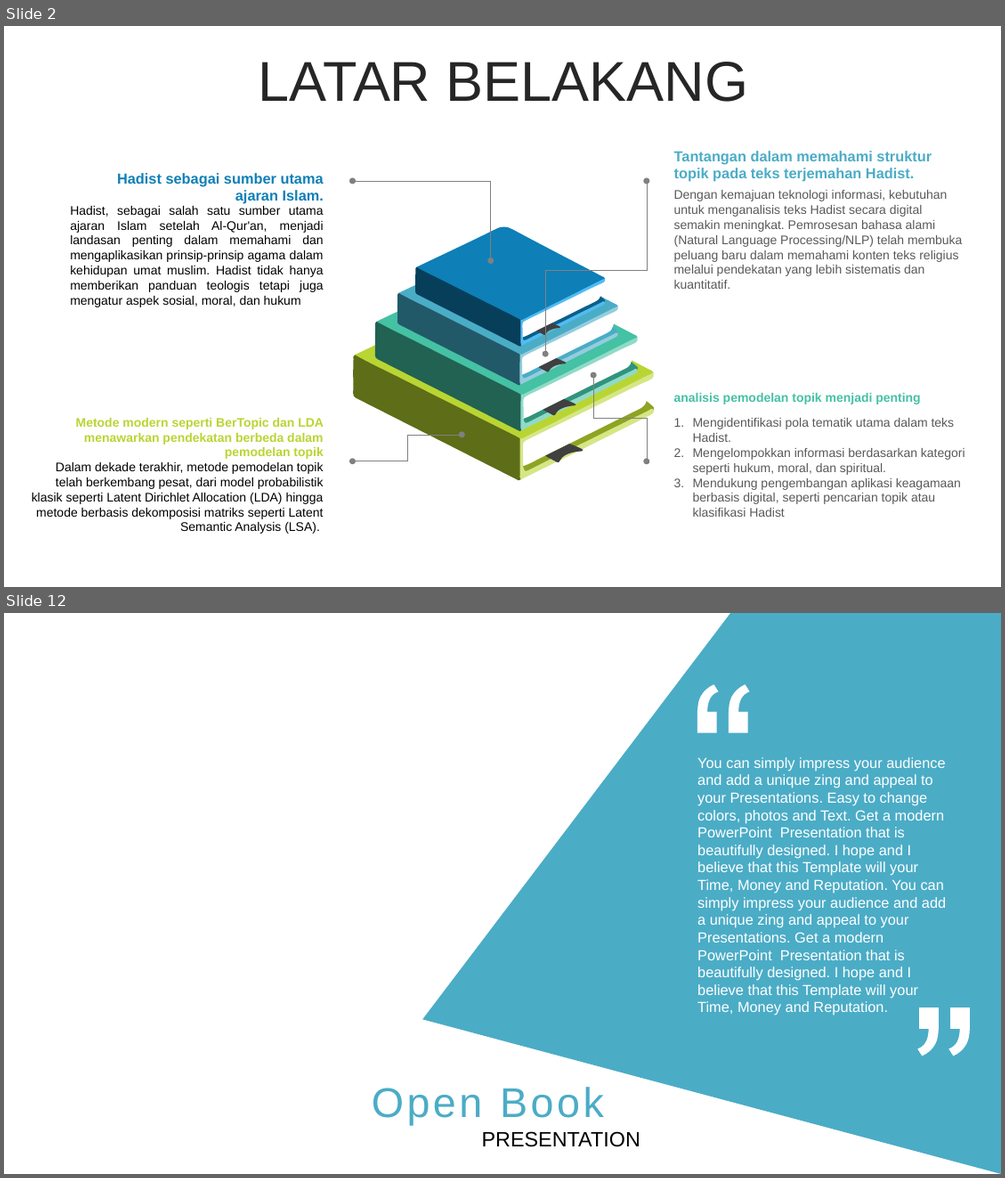
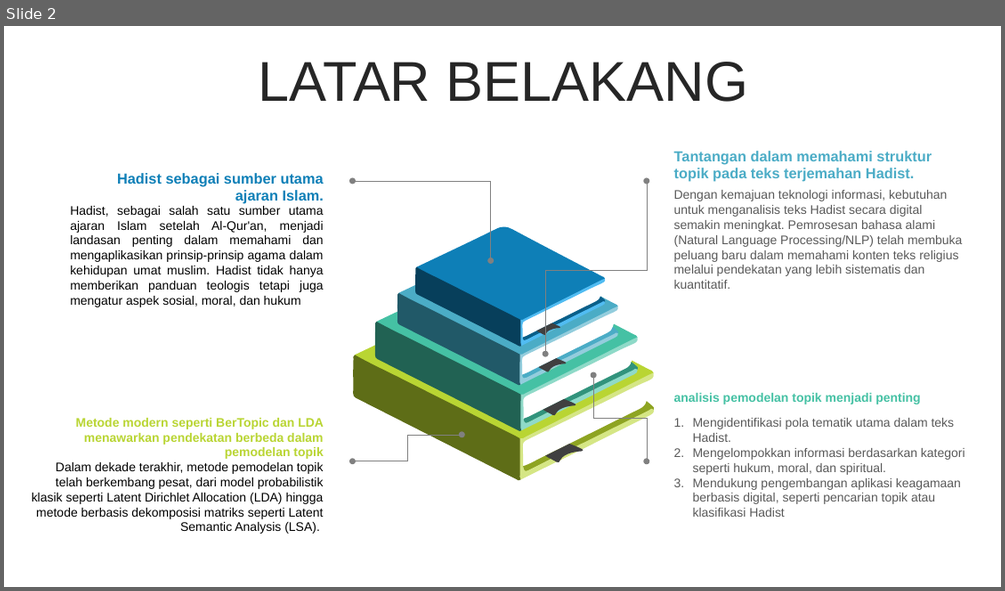
Before and after one commit to ridwan-bvk/SAKOLA-PASCA, a slide deck: SEMESTER2/METODE PENELITIAN/TUGAS/PRESENTASI - PROPOSAL THESIS.pptx. Shown one above the other, each under a label of ours: slides 2 and 12 before the commit, slide 2 after it; the slides between them are not shown. The pictures are 1005x1178 and 1005x591 pixels, drawn with LibreOffice and Linux fonts; fonts in the diff are those of the drawing. Boxes give left, top, right and bottom in pixels: in the first picture for what was removed or moved away, otherwise in the second. Text is boxed around its words. In the diff, an @@ line names an element or a change of style, - is before the commit and + after.

```diff
--- a/SEMESTER2/METODE PENELITIAN/TUGAS/PRESENTASI - PROPOSAL THESIS.pptx
+++ b/SEMESTER2/METODE PENELITIAN/TUGAS/PRESENTASI - PROPOSAL THESIS.pptx
@@ slide 12 removed at [4, 613, 1001, 1174], background #FFFFFF @@
@@ freeform shape removed at [423, 613, 1001, 1174] @@
@@ freeform shape removed at [697, 685, 750, 733] @@
@@ text removed at [697, 757, 946, 1015] @@
-You can simply impress your audience and add a unique zing and appeal to your Presentations. Easy to change colors, photos and Text. Get a modern PowerPoint Presentation that is beautifully designed. I hope and I believe that this Template will your Time, Money and Reputation. You can simply impress your audience and add a unique zing and appeal to your Presentations. Get a modern PowerPoint Presentation that is beautifully designed. I hope and I believe that this Template will your Time, Money and Reputation.
@@ freeform shape removed at [918, 1008, 971, 1056] @@
@@ text removed at [372, 1086, 604, 1125] @@
-Open Book
@@ text removed at [482, 1131, 640, 1147] @@
-PRESENTATION
```
Also in this commit, not shown: 4 slides changed, 4 slides added, 44 other slides removed, 25 other files.
